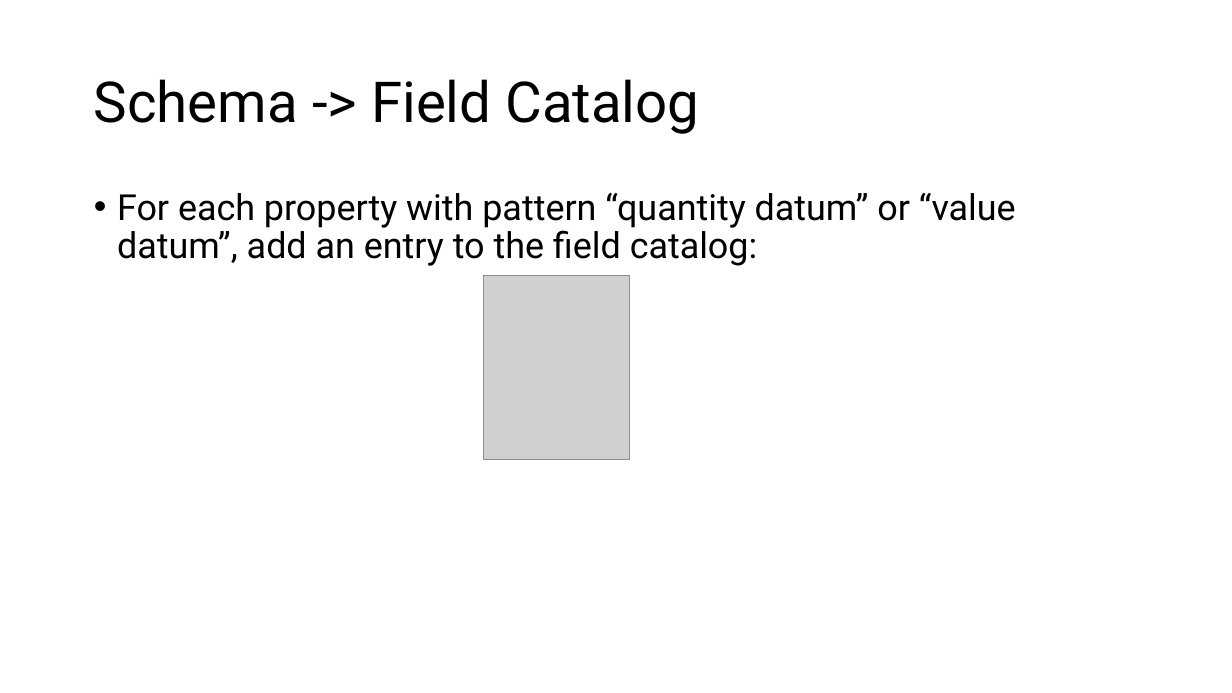
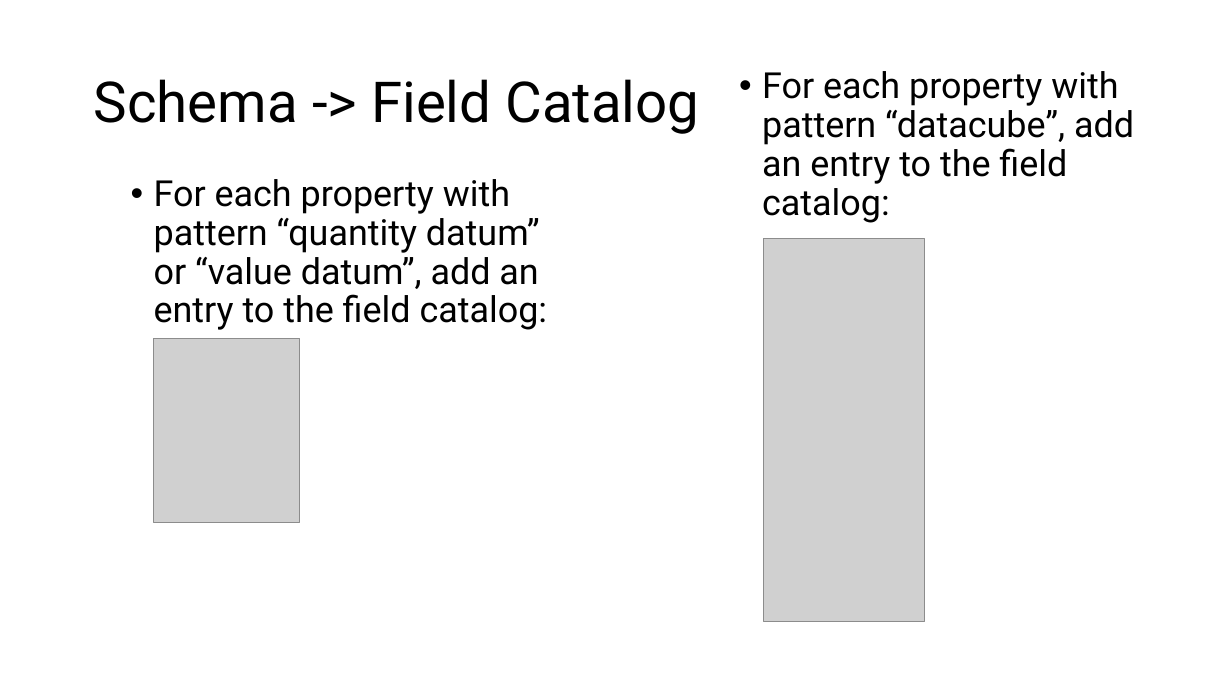
Before and after one commit to manulykebe/mockup-studio, a slide deck: slide 11 of Zontal/Zontal-ELN Signals Integration.pptx. Drawn at 1232x693 pixels with LibreOffice and Linux fonts; fonts in the diff are those of the drawing; grey boxes stand for pictures. Boxes give left, top, right and bottom in pixels: in the first picture for what was removed or moved away, otherwise in the second. Text is boxed around its words. In the diff, an @@ line names an element or a change of style, - is before the commit and + after.

```diff
--- a/Zontal/Zontal-ELN Signals Integration.pptx
+++ b/Zontal/Zontal-ELN Signals Integration.pptx
@@ text added at [762,71,1134,223], 28 pt, text #000000 @@
+• For each property with pattern “datacube”, add an entry to the field catalog:
@@ text "For each property with pattern ..." rewrapped from [117,193,1016,266] to [154,179,548,330] @@
@@ picture added at [763,238,924,622] @@
@@ picture: place and size @@
-picture at [483,275,629,459]
+picture at [153,338,299,522]
```
Also in this commit, not shown: 2 other slides changed, 1 slide added.
